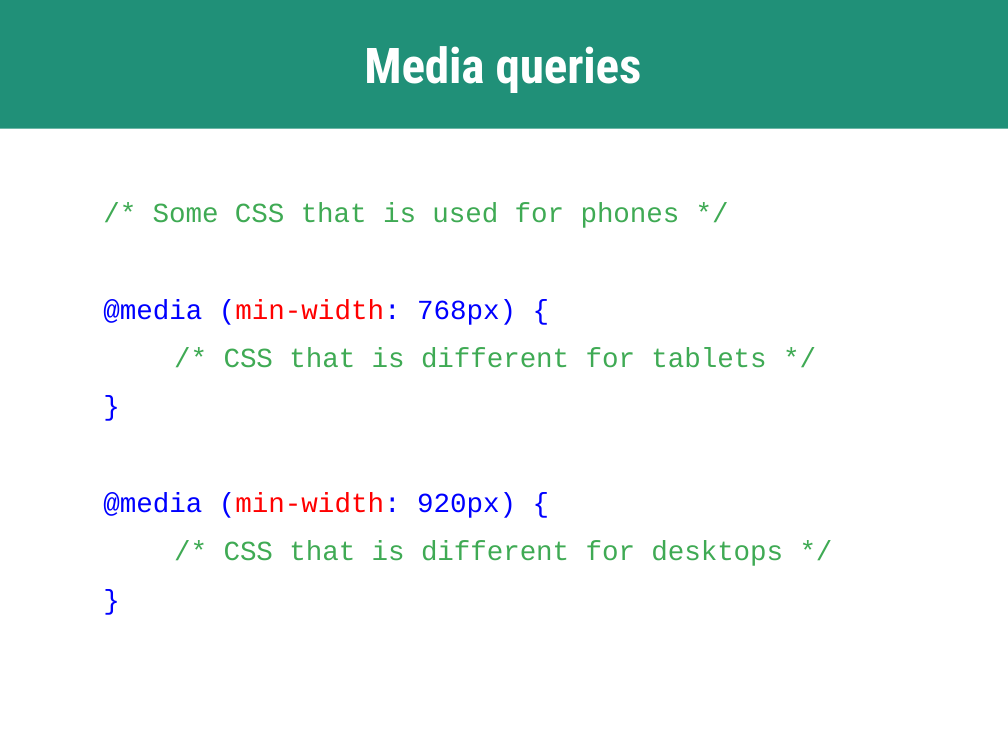
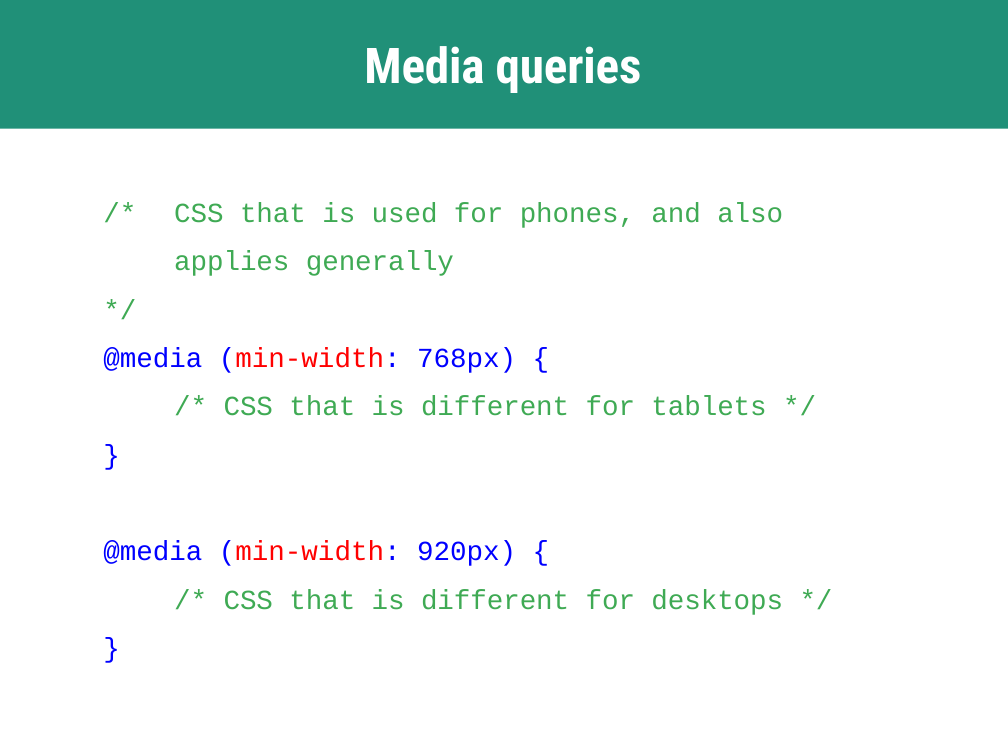
Before and after one commit to skornfeld/svc-class-jan-2018, a slide deck: slide 41 of slides/week-5.pptx. Drawn at 1008x756 pixels with LibreOffice and Linux fonts; fonts in the diff are those of the drawing. Boxes give left, top, right and bottom in pixels: in the first picture for what was removed or moved away, otherwise in the second. Text is boxed around its words. In the diff, an @@ line names an element or a change of style, - is before the commit and + after.

```diff
--- a/slides/week-5.pptx
+++ b/slides/week-5.pptx
@@ text at [174, 203, 783, 276]: text changed @@
-/* Some CSS that is used for phones */
+/* CSS that is used for phones, and also
+applies generally
+*/
```
Also in this commit, not shown: 9 other slides changed, 3 slides added, 2 other files.
